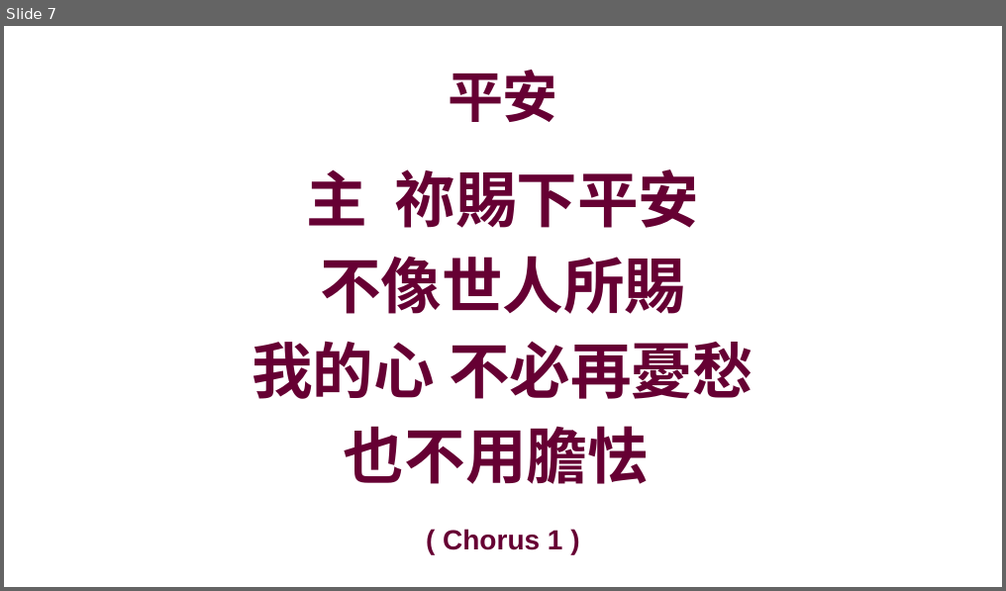
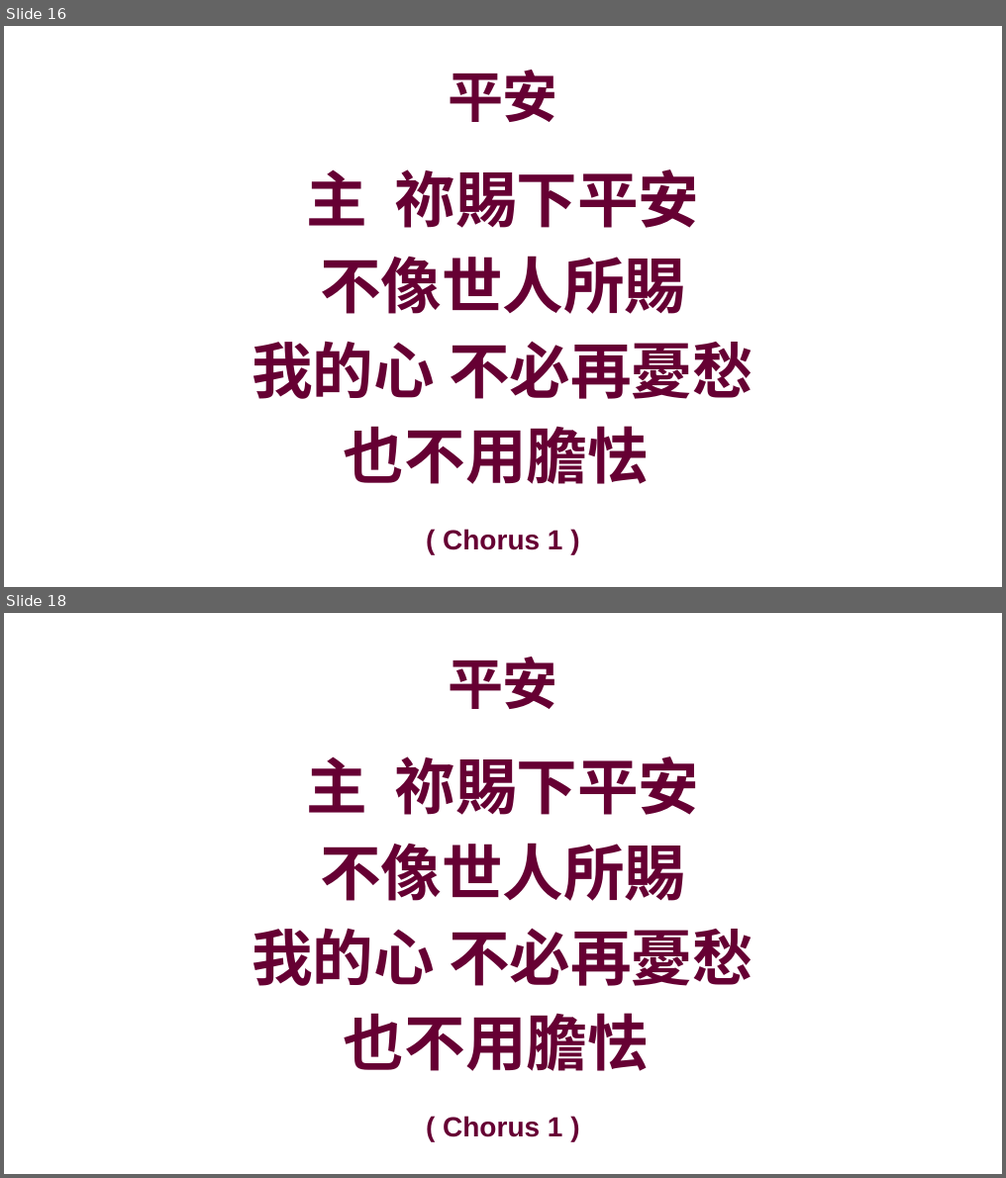
Before and after one commit to batisuoc/prayermeeting, a slide deck: 2020/9月/3-9.pptx. Shown one above the other, each under a label of ours: slide 7 before the commit, slides 16 and 18 after it; the slides between them are not shown. The pictures are 1006x591 and 1006x1178 pixels, drawn with LibreOffice and Linux fonts; fonts in the diff are those of the drawing; background and template pictures are left out. Boxes give left, top, right and bottom in pixels: in the first picture for what was removed or moved away, otherwise in the second. Text is boxed around its words. In the diff, an @@ line names an element or a change of style, - is before the commit and + after.

```diff
--- a/2020/9月/3-9.pptx
+++ b/2020/9月/3-9.pptx
@@ slide 18 added at (4,613,1002,1174), background picture (left out) @@
@@ title added at (448,657,558,709), 40 pt, text #660033, bold @@
+平安
@@ text added at (252,757,753,1071), 44 pt, text #660033, bold @@
+主 祢賜下平安
+不像世人所賜
+我的心 不必再憂愁
+也不用膽怯
@@ text added at (443,1116,563,1138), 20 pt, text #660033, bold @@
+( Chorus 1 )
@@ what was slide 7 is now slide 16 @@
```
Also in this commit, not shown: 1 slide changed, 11 other slides added, 4 other files.
